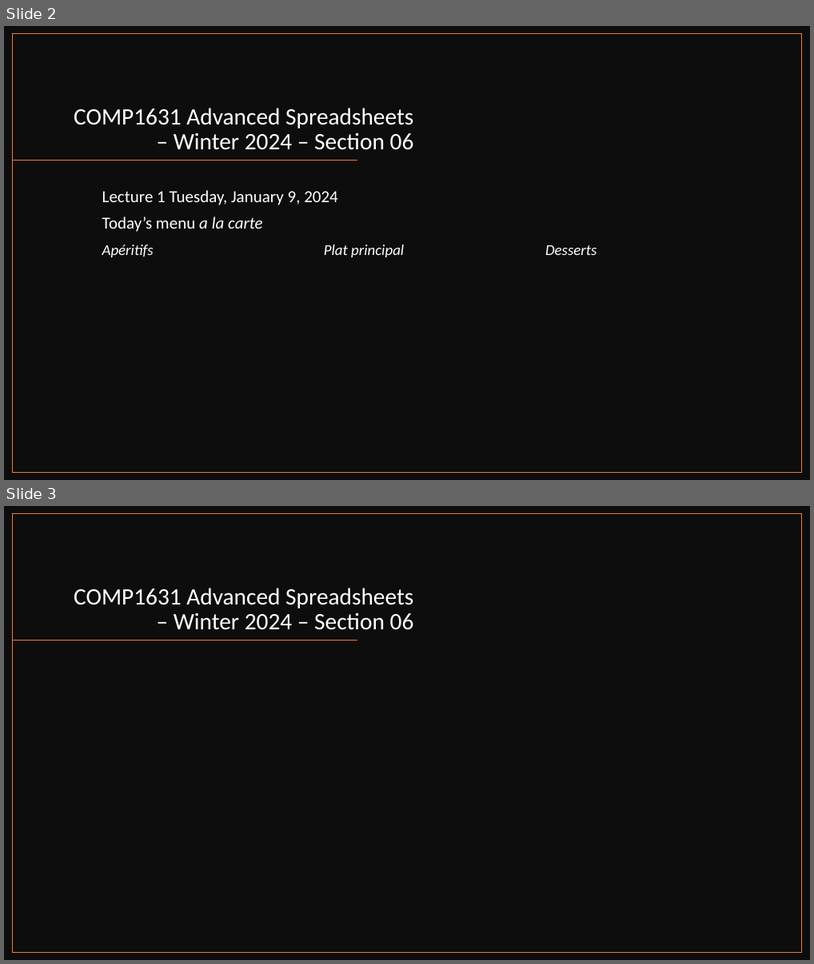
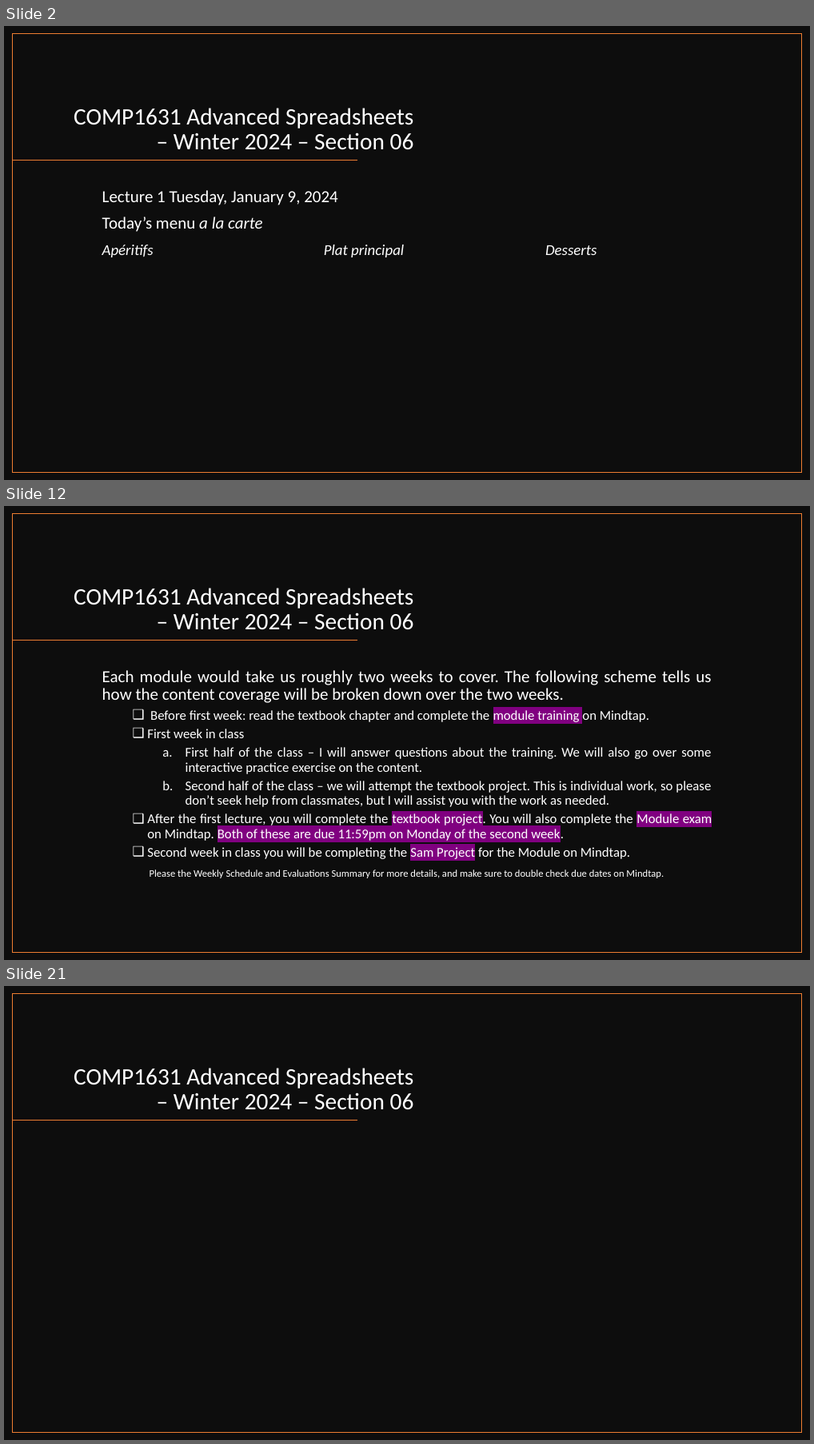
Before and after one commit to muktoakash/Teaching, a slide deck: COMP1631/Lecture_1.pptx. Shown one above the other, each under a label of ours: slides 2 and 3 before the commit, slides 2, 12 and 21 after it; the slides between them are not shown. The pictures are 814x964 and 814x1444 pixels, drawn with LibreOffice and Linux fonts; fonts in the diff are those of the drawing. Boxes give left, top, right and bottom in pixels: in the first picture for what was removed or moved away, otherwise in the second. Text is boxed around its words. In the diff, an @@ line names an element or a change of style, - is before the commit and + after.

Commit message:
Work on Week 1 lecture ppt

```diff
--- a/COMP1631/Lecture_1.pptx
+++ b/COMP1631/Lecture_1.pptx
@@ slide 12 added at <box>4,506,810,960</box>, background #FFFFFF @@
@@ rectangle added at <box>4,506,810,960</box>, fill #0D0D0D @@
@@ rectangle added at <box>13,514,802,952</box>, outline #ED7D31 1 pt @@
@@ title added at <box>74,588,414,630</box>, 28 pt, text #FFFFFF @@
+COMP1631 Advanced Spreadsheets – Winter 2024 – Section 06
@@ line added from (358, 640) to (13, 640), #ED7D31 1 pt @@
@@ text added at <box>102,670,712,878</box>, 16 pt, text #FFFFFF @@
+Each module would take us roughly two weeks to cover. The following scheme tells us how the content coverage will be broken down over the two weeks.
+  ❑ Before first week: read the textbook chapter and complete the module training on Mindtap.
+  ❑ First week in class
+    a. First half of the class – I will answer questions about the training. We will also go over some interactive practice exercise on the content.
+    b. Second half of the class – we will attempt the textbook project. This is individual work, so please don’t seek help from classmates, but I will assist you with the work as needed.
+  ❑ After the first lecture, you will complete the textbook project. You will also complete the Module exam on Mindtap. Both of these are due 11:59pm on Monday of the second week.
+  ❑ Second week in class you will be completing the Sam Project for the Module on Mindtap.
+Please the Weekly Schedule and Evaluations Summary for more details, and make sure to double check due dates on Mindtap.
@@ what was slide 3 is now slide 21 @@
```
Also in this commit, not shown: 18 other slides added, 2 other files.
